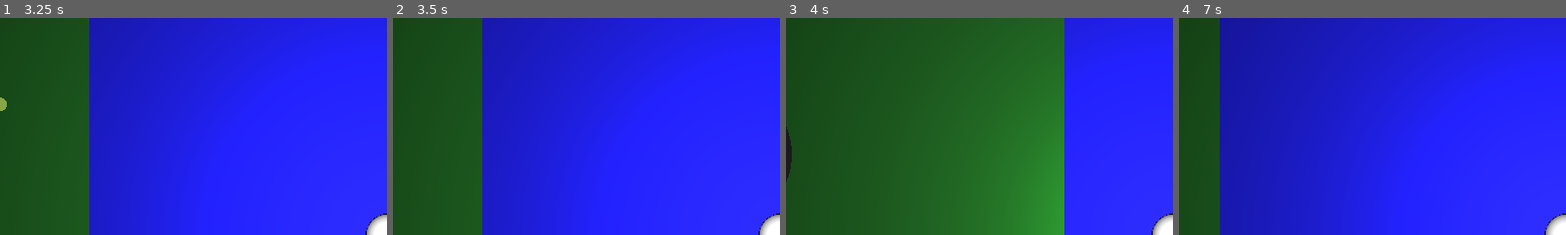
Above: before the commit, frames 1-4 (left to right).
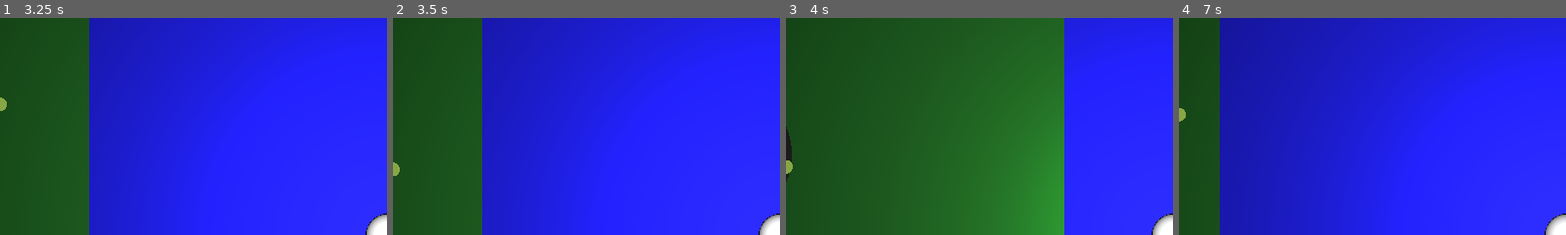
Above: after the commit, the same moments.

Repository: to-jajav33/flowingRPG
Game: Godot game, scene res://main/main.tscn
Same seed, same stepped clock (60 frames per second), same inputs: the game is played once before the commit and once after it.
Inputs:
- Up to frame 1 (3.25 s): tap Enter at 0.5 s; hold Right (ui_right) 0.53-1.28 s; hold Down (ui_down) 1.28-2.03 s; hold Right (ui_right) 2.03-2.78 s; hold Up (ui_up) from 2.78 s (still down)
- Up to frame 2 (3.5 s): keep holding Up (ui_up)
- Up to frame 3 (4 s): tap Space at 3.5 s; release Up (ui_up) at 3.53 s; hold Left (ui_left) from 3.53 s (still down)
- Up to frame 4 (7 s): tap Enter at 5 s; release Left (ui_left) at 5.03 s; hold Down (ui_down) 5.03-5.78 s; hold Right (ui_right) 5.78-6.53 s; hold Up (ui_up) from 6.53 s (still down)
The pictures show only the part of the screen within x 0-50%, y 0-50%; the shares and areas given below are measured in that part.

Frame 1 is identical in both runs. In frame 2, less than 0.1% of the frame differs, in the area x 0-2%, y 66-73%; in frame 3, less than 0.1%; in frame 4, less than 0.1%.

Commit message:
fix screen detection

Diff:
--- a/main/components/marker.gd
+++ b/main/components/marker.gd
@@ -39,7 +39,7 @@
 	var viewportPos = get_viewport().get_camera_3d().unproject_position(global_transform.origin);
 	var viewportRect = get_viewport().get_visible_rect();
 
-	var newScreenState = viewportPos.y < viewportRect.size.y && viewportPos.y > viewportRect.position.y;
+	var newScreenState = viewportPos.x < viewportRect.size.x && viewportPos.x > viewportRect.position.x && viewportPos.y < viewportRect.size.y && viewportPos.y > viewportRect.position.y;
 	# if we hit nothing - the flare is visible, so we show it
 	if (self.lastScreenState != newScreenState):
 		if newScreenState:
